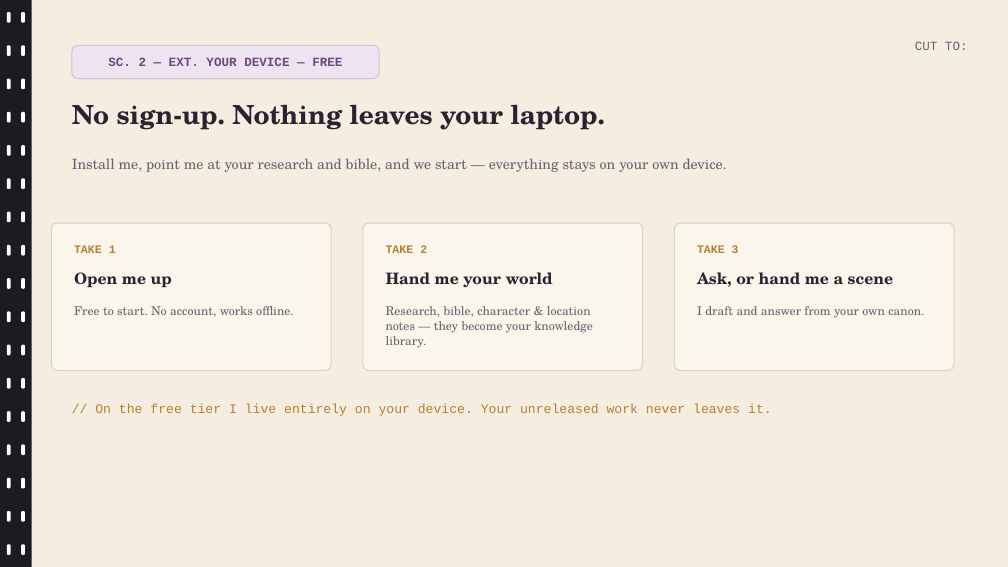
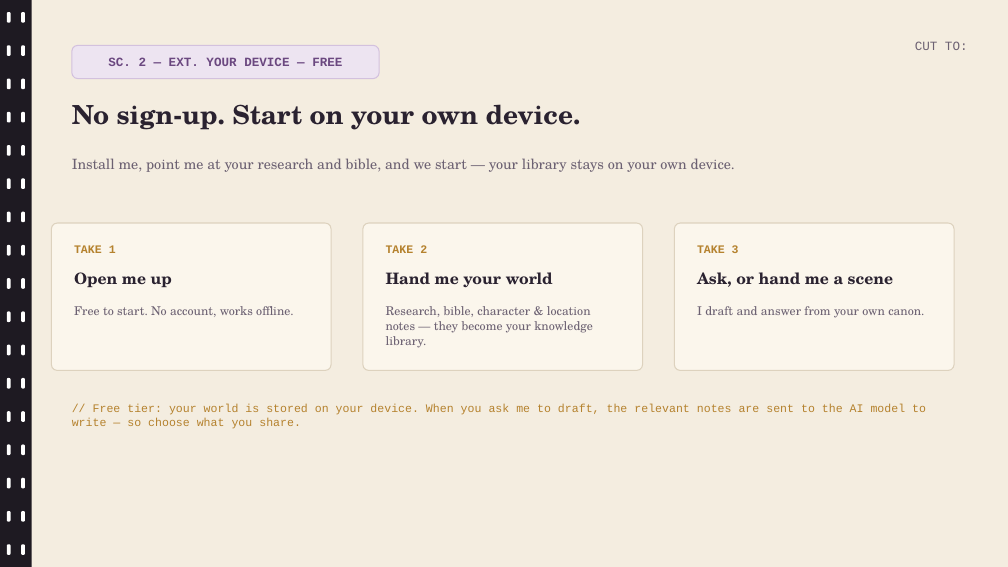
Before and after one commit to wegofwd2020-hub/Mentible, a slide deck: slide 3 of docs/adr-033-decks/mentible-for-screenwriters.pptx. Drawn at 1008x567 pixels with LibreOffice and Linux fonts; fonts in the diff are those of the drawing. Boxes give left, top, right and bottom in pixels: in the first picture for what was removed or moved away, otherwise in the second. Text is boxed around its words. In the diff, an @@ line names an element or a change of style, - is before the commit and + after.

```diff
--- a/docs/adr-033-decks/mentible-for-screenwriters.pptx
+++ b/docs/adr-033-decks/mentible-for-screenwriters.pptx
@@ text at box(72, 104, 581, 130): text changed @@
-No sign-up. Nothing leaves your laptop.
+No sign-up. Start on your own device.
@@ text at box(72, 158, 735, 172): text changed @@
-Install me, point me at your research and bible, and we start — everything stays on your own device.
+Install me, point me at your research and bible, and we start — your library stays on your own device.
@@ text at box(72, 404, 926, 429): text changed; size 12.5 to 11 pt @@
-// On the free tier I live entirely on your device. Your unreleased work never leaves it.
+// Free tier: your world is stored on your device. When you ask me to draft, the relevant notes are sent to the AI model to write — so choose what you share.
```
Also in this commit, not shown: 1 other slide changed, 10 other files.
